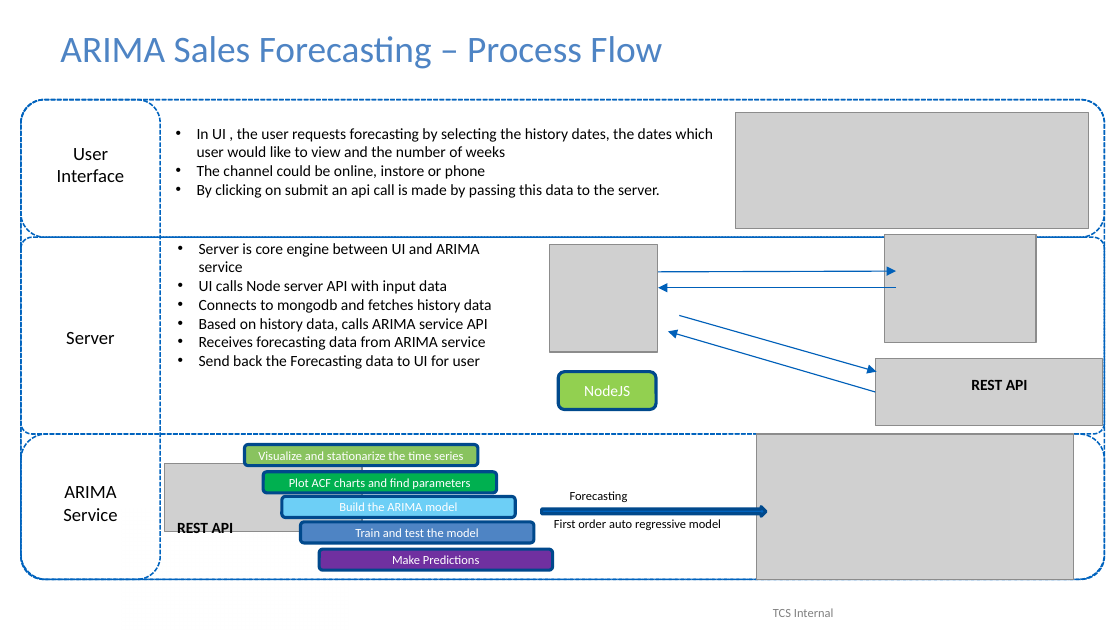
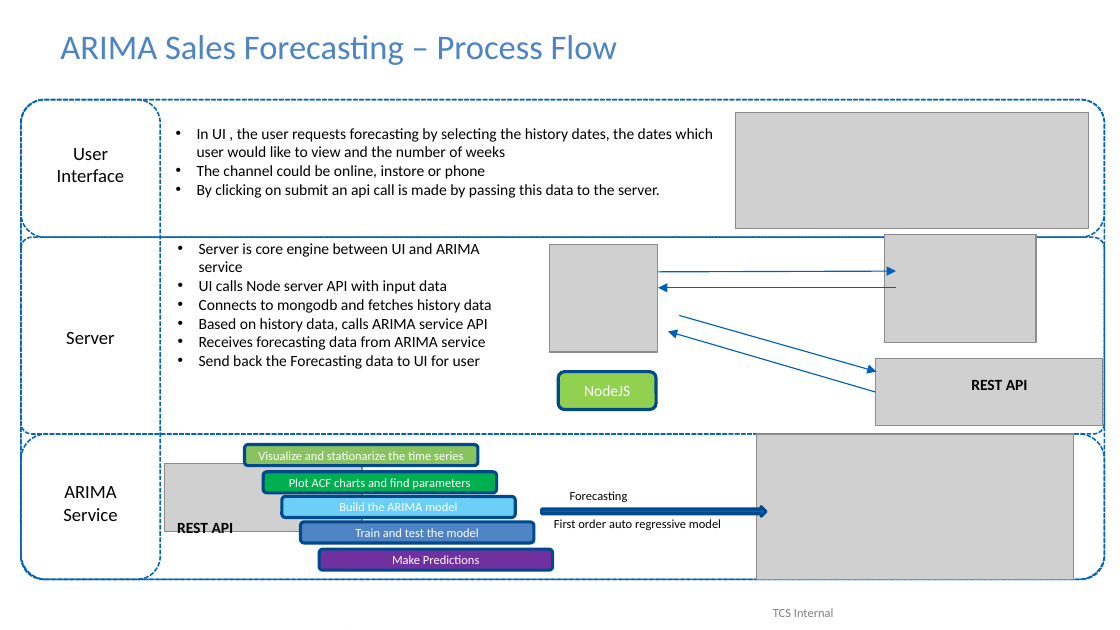
Before and after one commit to tousif-murshed/arima-orchestrator, a slide deck: slide 4 of Hackathon-Proposed Architecture.pptx (slide 5 before the commit). Drawn at 1120x630 pixels with LibreOffice and Linux fonts; fonts in the diff are those of the drawing; grey boxes stand for pictures; background and template pictures are left out. Boxes give left, top, right and bottom in pixels: in the first picture for what was removed or moved away, otherwise in the second. Text is boxed around its words. In the diff, an @@ line names an element or a change of style, - is before the commit and + after.

```diff
--- a/Hackathon-Proposed Architecture.pptx
+++ b/Hackathon-Proposed Architecture.pptx
@@ title "ARIMA Sales Forecasting – Process ..." at <box>60,35,617,65</box>: size 24 to 22.2 pt @@
```
Also in this commit, not shown: 3 other slides changed, 4 slides added, 2 slides removed.
